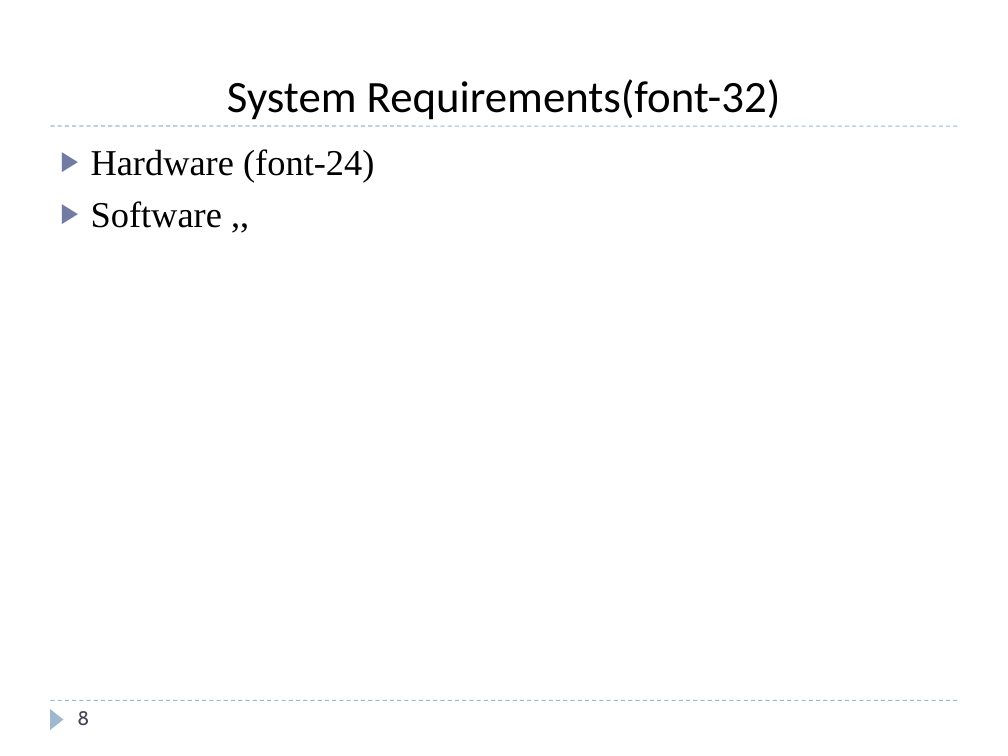
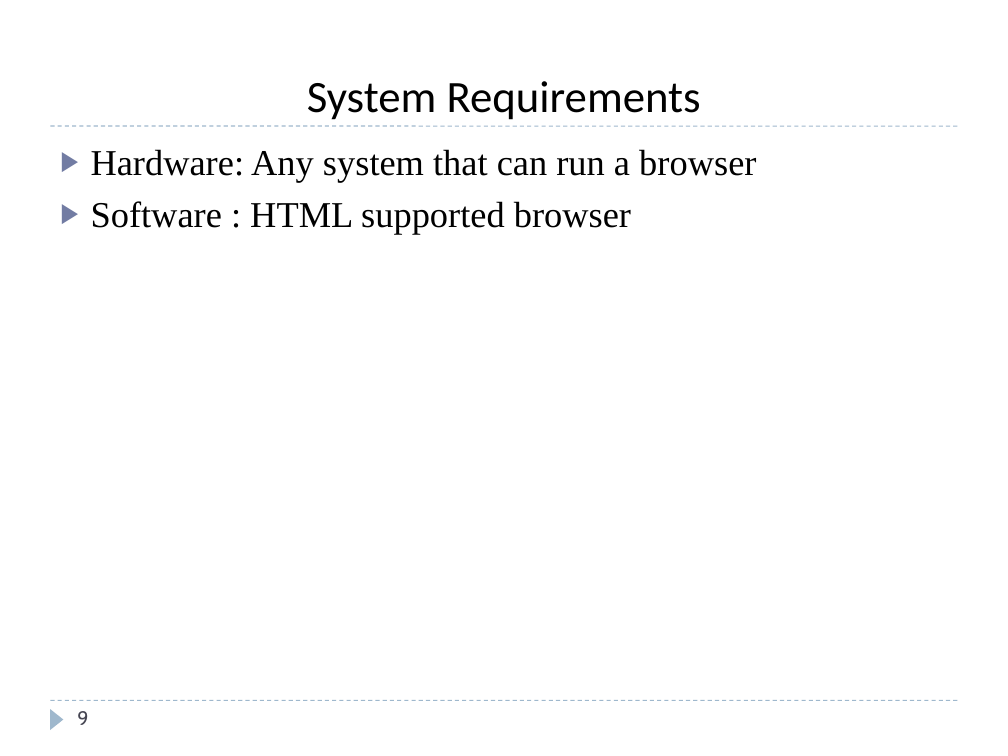
Before and after one commit to Easwer-ALU/ADP-project, a slide deck: slide 9 of ADP-PROJECT-PPT-TEMPLATE.pptx (slide 8 before the commit). Drawn at 1008x756 pixels with LibreOffice and Linux fonts; fonts in the diff are those of the drawing. Boxes give left, top, right and bottom in pixels: in the first picture for what was removed or moved away, otherwise in the second. Text is boxed around its words. In the diff, an @@ line names an element or a change of style, - is before the commit and + after.

```diff
--- a/ADP-PROJECT-PPT-TEMPLATE.pptx
+++ b/ADP-PROJECT-PPT-TEMPLATE.pptx
@@ title at box(307, 81, 701, 120): text changed @@
-System Requirements(font-32)
+System Requirements
@@ text at box(91, 149, 756, 234): text changed @@
-▶ Hardware (font-24)
-▶ Software ,,
+▶ Hardware: Any system that can run a browser
+▶ Software : HTML supported browser
@@ page number at box(77, 711, 88, 725): text changed @@
-8
+9
```
Also in this commit, not shown: 11 other slides changed, 2 slides added, 1 slide removed, 4 other files.
